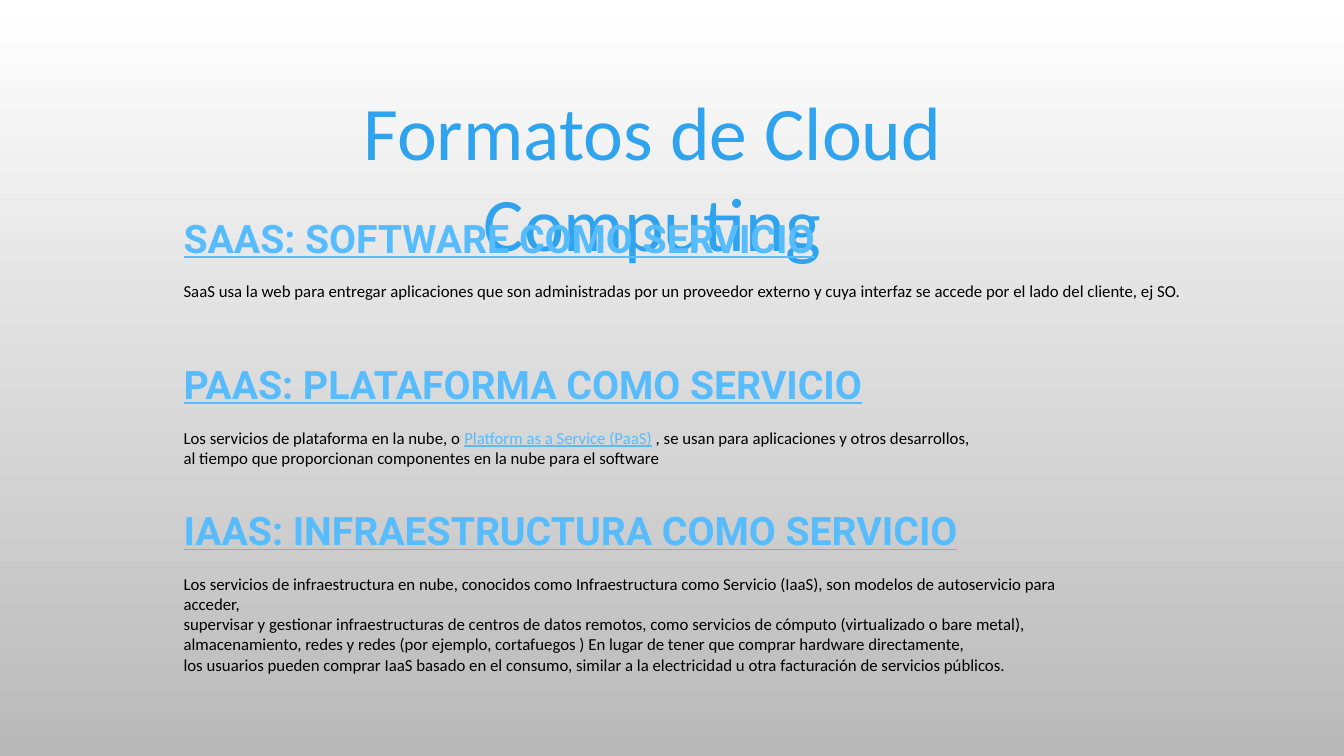
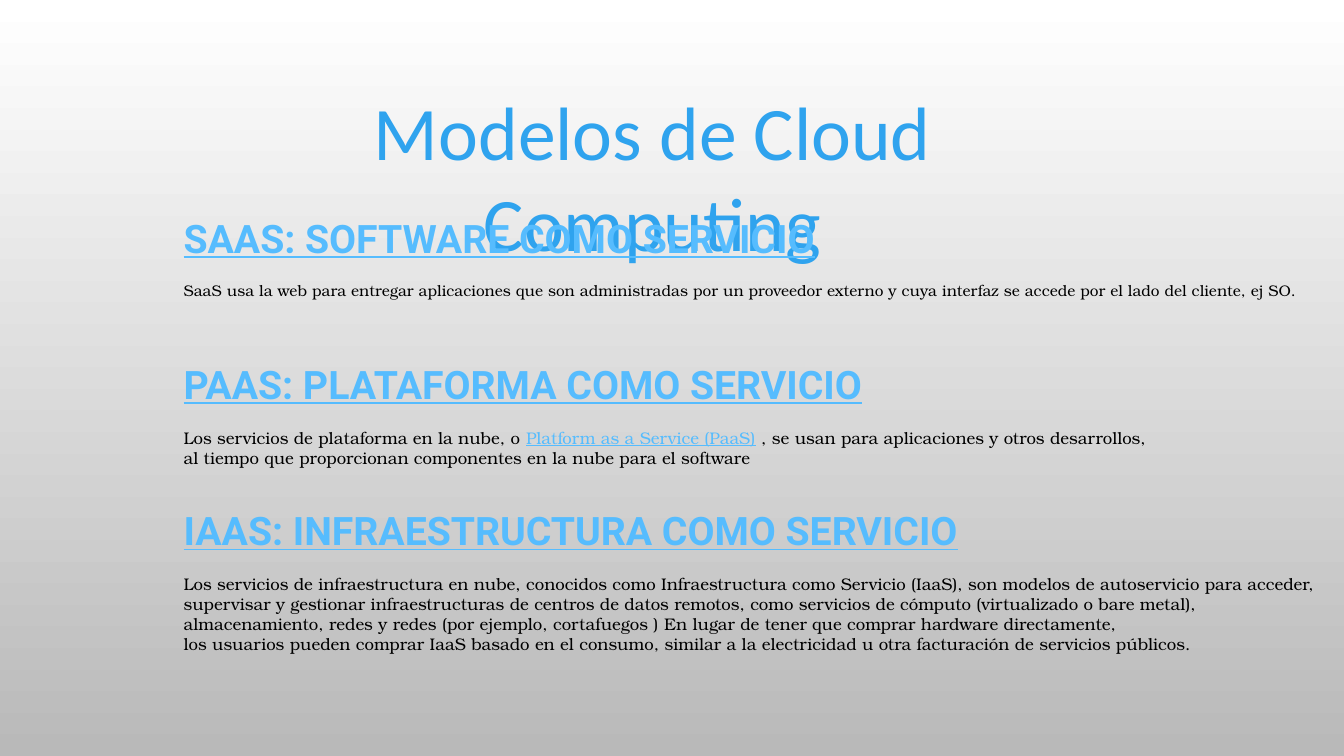
Before and after one commit to alecdiez/Tesis, a slide deck: slide 3 of ProyectoFinalGrado_SosaAdorati.pptx. Drawn at 1344x756 pixels with LibreOffice and Linux fonts; fonts in the diff are those of the drawing; background and template pictures are left out. Boxes give left, top, right and bottom in pixels: in the first picture for what was removed or moved away, otherwise in the second. Text is boxed around its words. In the diff, an @@ line names an element or a change of style, - is before the commit and + after.

Commit message:
ppt2

```diff
--- a/ProyectoFinalGrado_SosaAdorati.pptx
+++ b/ProyectoFinalGrado_SosaAdorati.pptx
@@ text at [374, 107, 931, 264]: text changed @@
-Formatos de Cloud Computing
+Modelos de Cloud Computing
@@ text at [184, 284, 1295, 300]: size 12 to 11 pt, font Calibri to TeX Gyre Bonum in "SaaS usa la web para entregar aplicaciones ..." @@
@@ text at [184, 431, 1146, 468]: font Calibri to TeX Gyre Bonum in "Los servicios de plataforma en la nube, ...", "al tiempo que proporcionan componentes en la ..." @@
@@ text at [184, 577, 1313, 654]: font Calibri to TeX Gyre Bonum @@
```
Also in this commit, not shown: 7 slides added.
